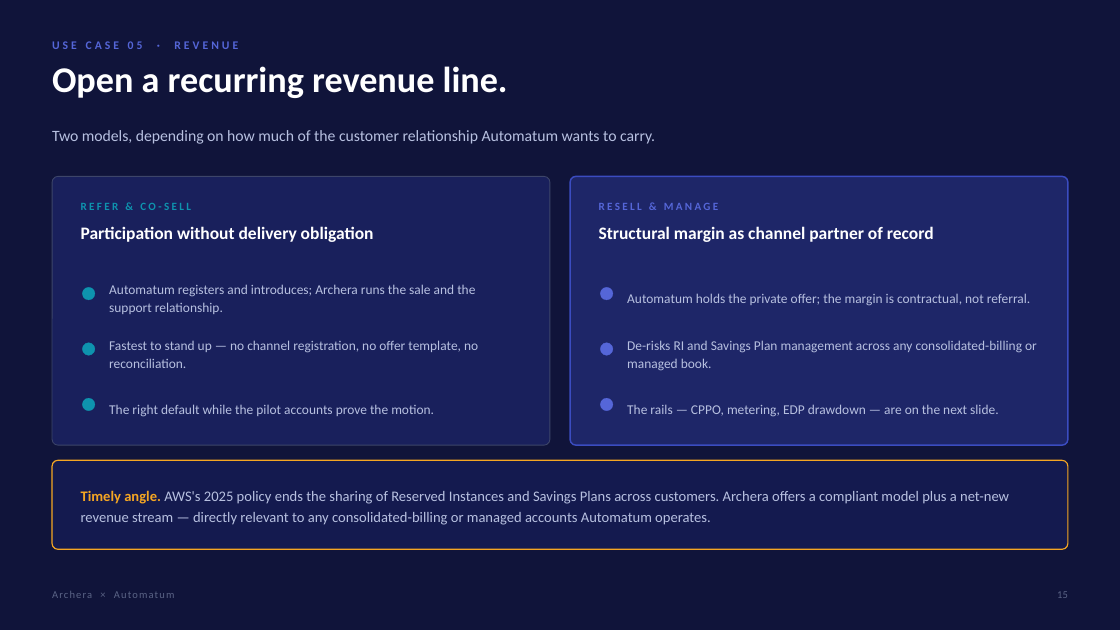
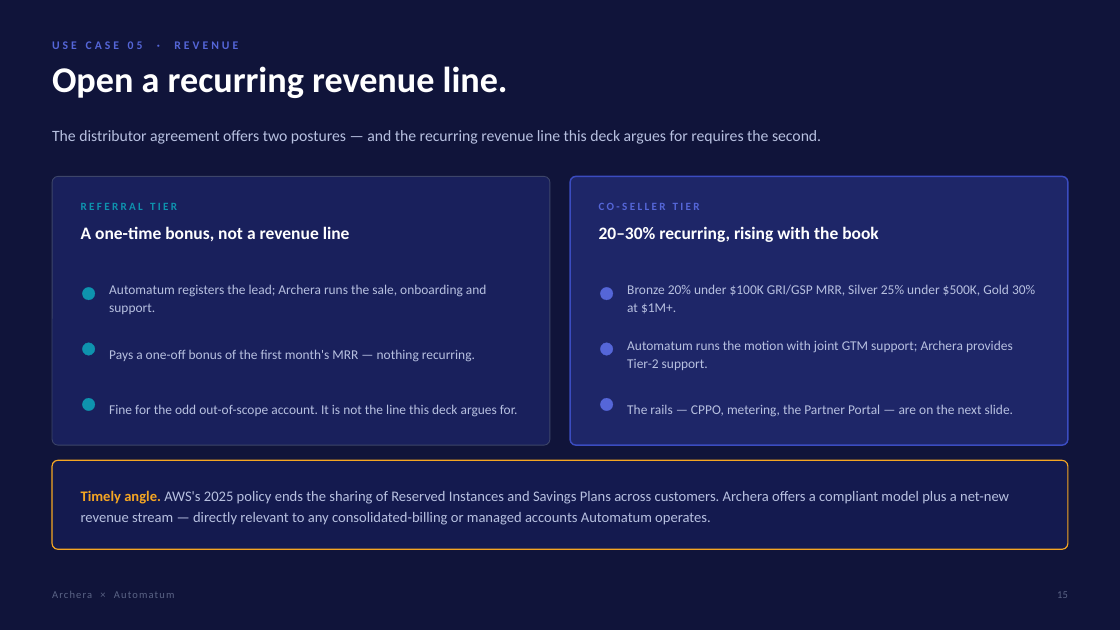
Before and after one commit to KianteEvans/barberbook, a slide deck: slide 15 of decks/Archera-for-Automatum.pptx. Drawn at 1120x630 pixels with LibreOffice and Linux fonts; fonts in the diff are those of the drawing. Boxes give left, top, right and bottom in pixels: in the first picture for what was removed or moved away, otherwise in the second. Text is boxed around its words. In the diff, an @@ line names an element or a change of style, - is before the commit and + after.

```diff
--- a/decks/Archera-for-Automatum.pptx
+++ b/decks/Archera-for-Automatum.pptx
@@ text at (x1=52, y1=130, x2=821, y2=144): text changed @@
-Two models, depending on how much of the customer relationship Automatum wants to carry.
+The distributor agreement offers two postures — and the recurring revenue line this deck argues for requires the second.
@@ text at (x1=81, y1=203, x2=177, y2=210): text changed @@
-REFER & CO-SELL
+REFERRAL TIER
@@ text at (x1=599, y1=203, x2=700, y2=210): text changed @@
-RESELL & MANAGE
+CO-SELLER TIER
@@ text at (x1=81, y1=226, x2=350, y2=241): text changed @@
-Participation without delivery obligation
+A one-time bonus, not a revenue line
@@ text at (x1=599, y1=226, x2=879, y2=242): text changed @@
-Structural margin as channel partner of record
+20–30% recurring, rising with the book
@@ text at (x1=109, y1=284, x2=487, y2=314): text changed @@
-Automatum registers and introduces; Archera runs the sale and the support relationship.
+Automatum registers the lead; Archera runs the sale, onboarding and support.
@@ text at (x1=627, y1=284, x2=1035, y2=313): text changed @@
-Automatum holds the private offer; the margin is contractual, not referral.
+Bronze 20% under $100K GRI/GSP MRR, Silver 25% under $500K, Gold 30% at $1M+.
@@ text at (x1=109, y1=349, x2=475, y2=362): text changed @@
-Fastest to stand up — no channel registration, no offer template, no reconciliation.
+Pays a one-off bonus of the first month's MRR — nothing recurring.
@@ text at (x1=627, y1=340, x2=1013, y2=370): text changed @@
-De-risks RI and Savings Plan management across any consolidated-billing or managed book.
+Automatum runs the motion with joint GTM support; Archera provides Tier-2 support.
@@ text at (x1=109, y1=404, x2=518, y2=417): text changed @@
-The right default while the pilot accounts prove the motion.
+Fine for the odd out-of-scope account. It is not the line this deck argues for.
@@ text at (x1=627, y1=404, x2=1014, y2=416): text changed @@
-The rails — CPPO, metering, EDP drawdown — are on the next slide.
+The rails — CPPO, metering, the Partner Portal — are on the next slide.
```
Also in this commit, not shown: 6 other slides changed, 2 other files.
